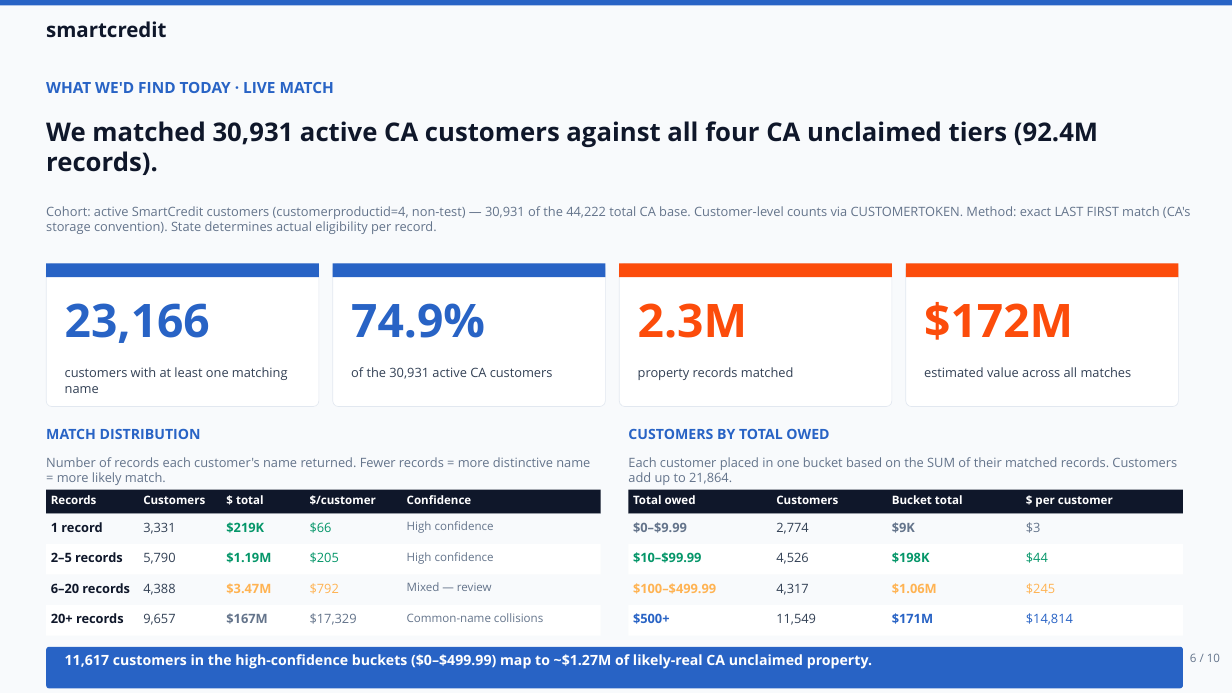
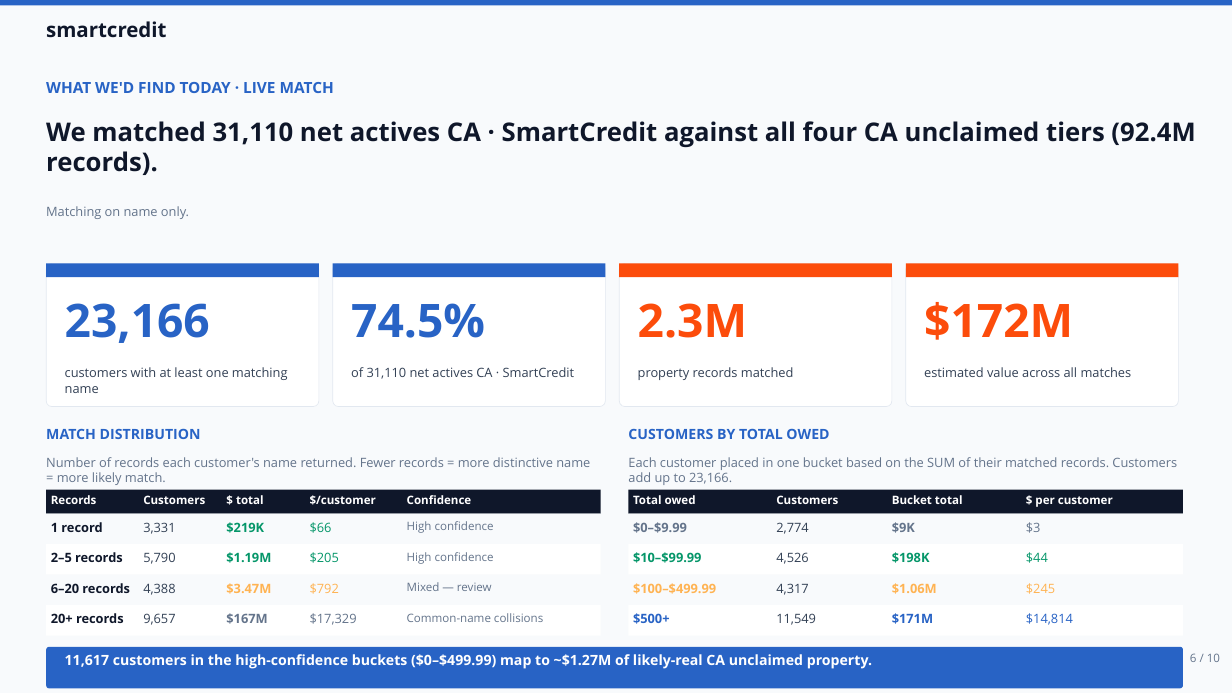
Before and after one commit to ahmedyassineconsumerdirect/cd-getmymoney, a slide deck: slide 6 of myReclaim-Exec-Deck.pptx. Drawn at 1232x693 pixels with LibreOffice and Linux fonts; fonts in the diff are those of the drawing. Boxes give left, top, right and bottom in pixels: in the first picture for what was removed or moved away, otherwise in the second. Text is boxed around its words. In the diff, an @@ line names an element or a change of style, - is before the commit and + after.

```diff
--- a/myReclaim-Exec-Deck.pptx
+++ b/myReclaim-Exec-Deck.pptx
@@ text at [46,121,1195,175]: text changed @@
-We matched 30,931 active CA customers against all four CA unclaimed tiers (92.4M records).
+We matched 31,110 net actives CA · SmartCredit against all four CA unclaimed tiers (92.4M records).
@@ text at [46,206,189,219]: text changed @@
-Cohort: active SmartCredit customers (customerproductid=4, non-test) — 30,931 of the 44,222 total CA base. Customer-level counts via CUSTOMERTOKEN. Method: exact LAST FIRST match (CA's storage convention). State determines actual eligibility per record.
+Matching on name only.
@@ text at [351,303,485,338]: text changed @@
-74.9%
+74.5%
@@ text at [351,367,575,379]: text changed @@
-of the 30,931 active CA customers
+of 31,110 net actives CA · SmartCredit
@@ text at [628,457,1177,485]: text changed @@
-Each customer placed in one bucket based on the SUM of their matched records. Customers add up to 21,864.
+Each customer placed in one bucket based on the SUM of their matched records. Customers add up to 23,166.
```
Also in this commit, not shown: 1 other slide changed, 1 other file.
